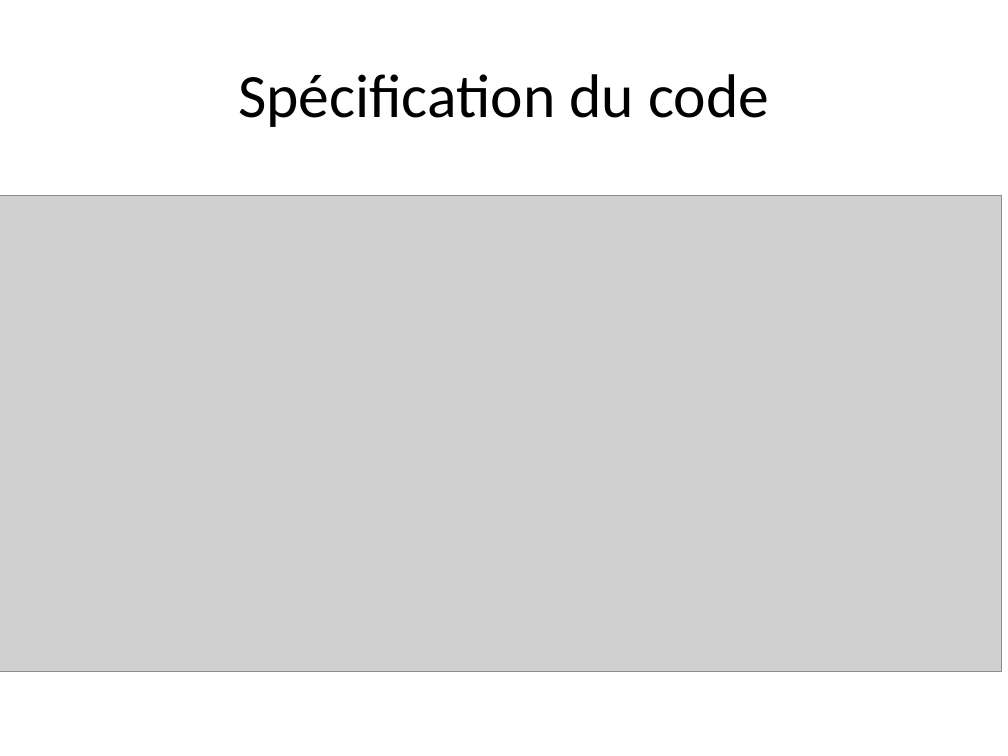
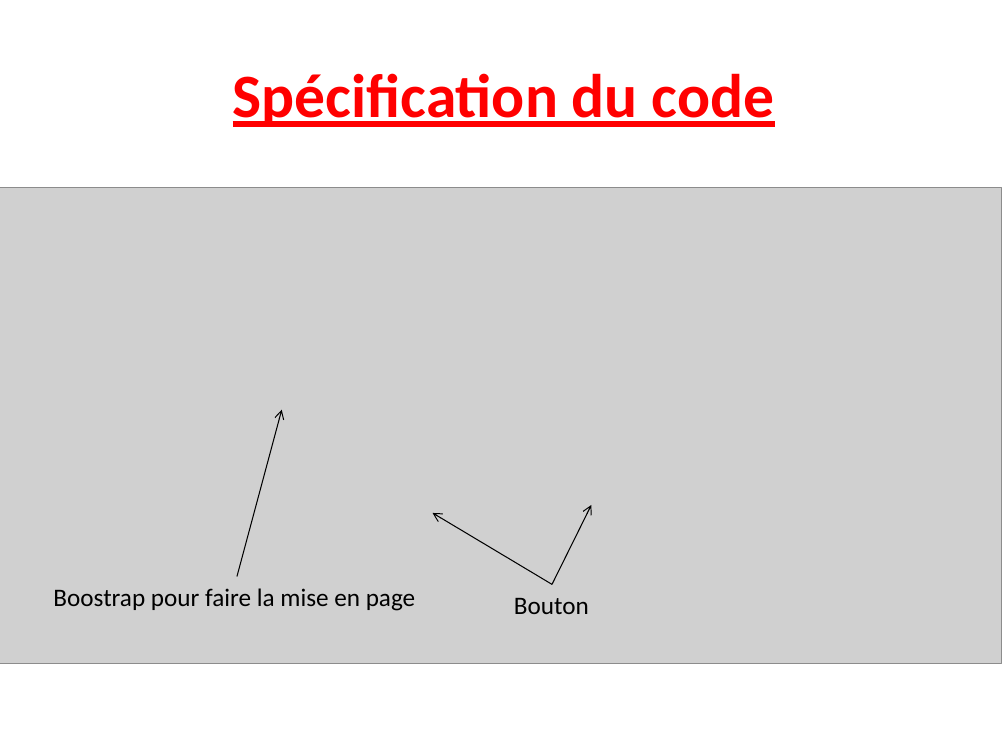
Before and after one commit to albedmds/web, a slide deck: slide 6 of Projet/Rendu final diapo.pptx (slide 5 before the commit). Drawn at 1008x756 pixels with LibreOffice and Linux fonts; fonts in the diff are those of the drawing; grey boxes stand for pictures. Boxes give left, top, right and bottom in pixels: in the first picture for what was removed or moved away, otherwise in the second. Text is boxed around its words. In the diff, an @@ line names an element or a change of style, - is before the commit and + after.

```diff
--- a/Projet/Rendu final diapo.pptx
+++ b/Projet/Rendu final diapo.pptx
@@ title "Spécification du code" at bbox=[233, 73, 775, 127]: text colour #000000 to #FF0000, bold on, underline on @@
@@ picture: place and size @@
-picture at bbox=[0, 196, 1002, 671]
+picture at bbox=[0, 187, 1002, 663]
@@ arrow added from (237, 577) to (282, 409), #000000 0.75 pt @@
@@ arrow added from (552, 585) to (592, 505), #000000 0.75 pt @@
@@ arrow added from (552, 585) to (432, 513), #000000 0.75 pt @@
@@ text added at bbox=[53, 588, 415, 611], 18 pt, text #000000 @@
+Boostrap pour faire la mise en page
@@ text added at bbox=[514, 598, 589, 614], 18 pt, text #000000 @@
+Bouton
```
Also in this commit, not shown: 9 other slides changed, 5 slides added, 1 slide removed.
